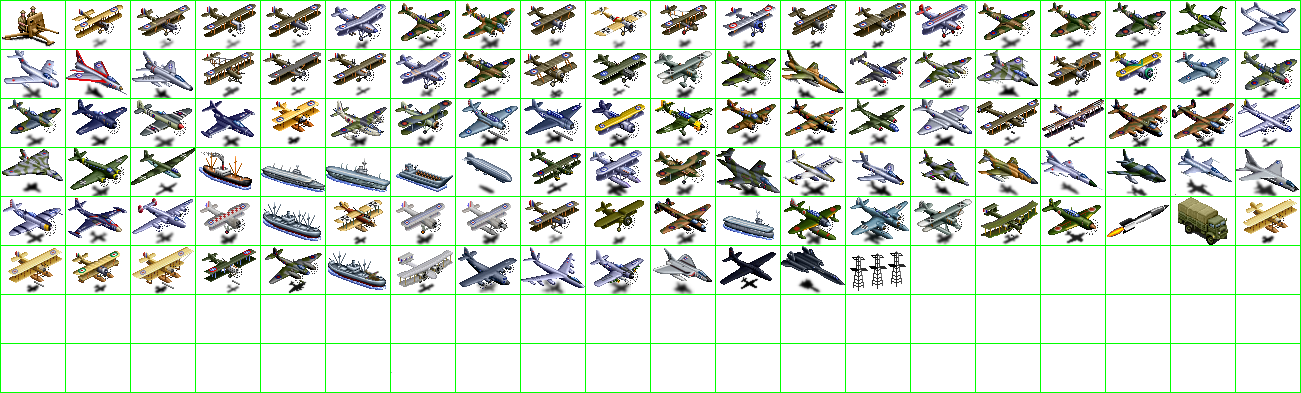
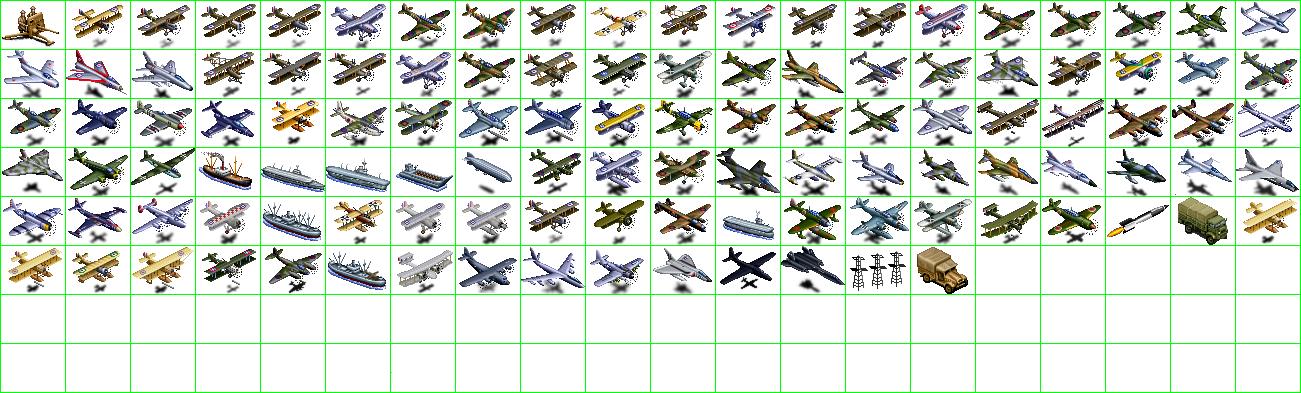
Before/after of a w=1301, h=393 layered artwork. What changed in the layer stack:
painted on "units" over [917, 247, 968, 294]
